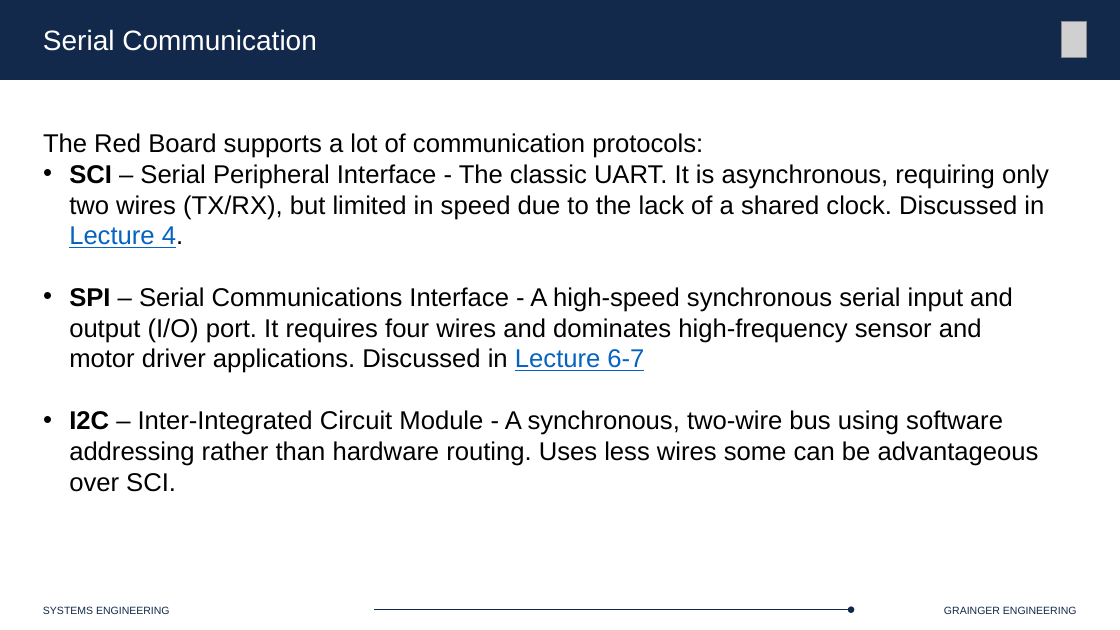
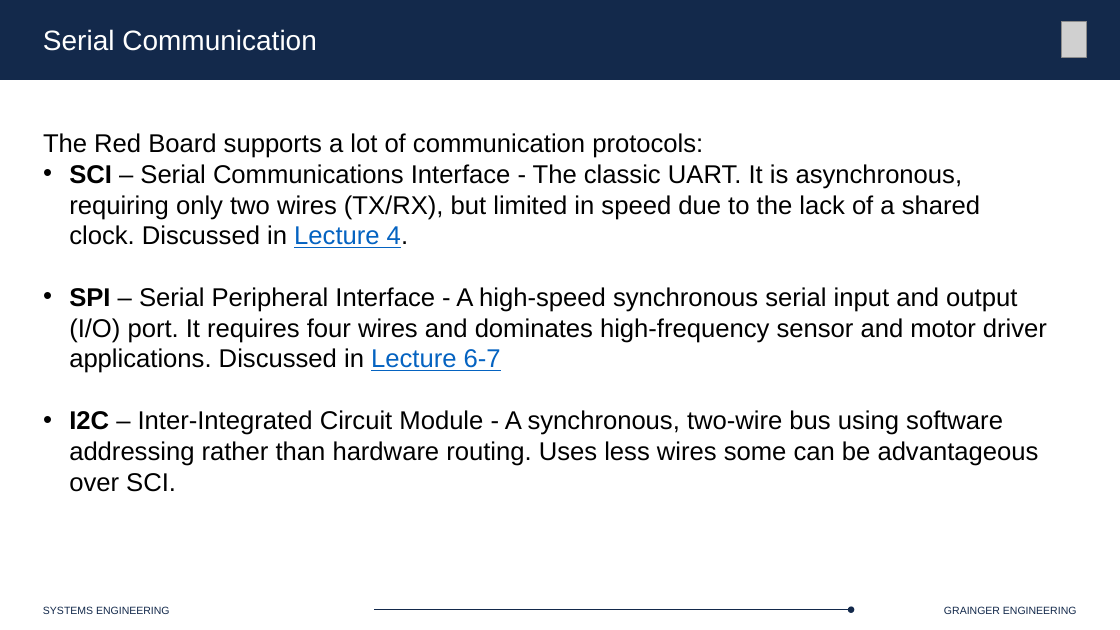
Before and after one commit to Marius-Juston/SE-423---Class-Material, a slide deck: slide 23 of Lectures/Slides/L10.pptx. Drawn at 1120x630 pixels with LibreOffice and Linux fonts; fonts in the diff are those of the drawing; grey boxes stand for pictures. Boxes give left, top, right and bottom in pixels: in the first picture for what was removed or moved away, otherwise in the second. Text is boxed around its words. In the diff, an @@ line names an element or a change of style, - is before the commit and + after.

Commit message:
fixed spelling mistakes

```diff
--- a/Lectures/Slides/L10.pptx
+++ b/Lectures/Slides/L10.pptx
@@ text at <box>69,164,1047,373</box>: text changed @@
-• SCI – Serial Peripheral Interface - The classic UART. It is asynchronous, requiring only two wires (TX/RX), but limited in speed due to the lack of a shared clock. Discussed in Lecture 4.
-• SPI – Serial Communications Interface - A high-speed synchronous serial input and output (I/O) port. It requires four wires and dominates high-frequency sensor and motor driver applications. Discussed in Lecture 6-7
+• SCI – Serial Communications Interface - The classic UART. It is asynchronous, requiring only two wires (TX/RX), but limited in speed due to the lack of a shared clock. Discussed in Lecture 4.
+• SPI – Serial Peripheral Interface - A high-speed synchronous serial input and output (I/O) port. It requires four wires and dominates high-frequency sensor and motor driver applications. Discussed in Lecture 6-7
```
Also in this commit, not shown: 3 other slides changed.
